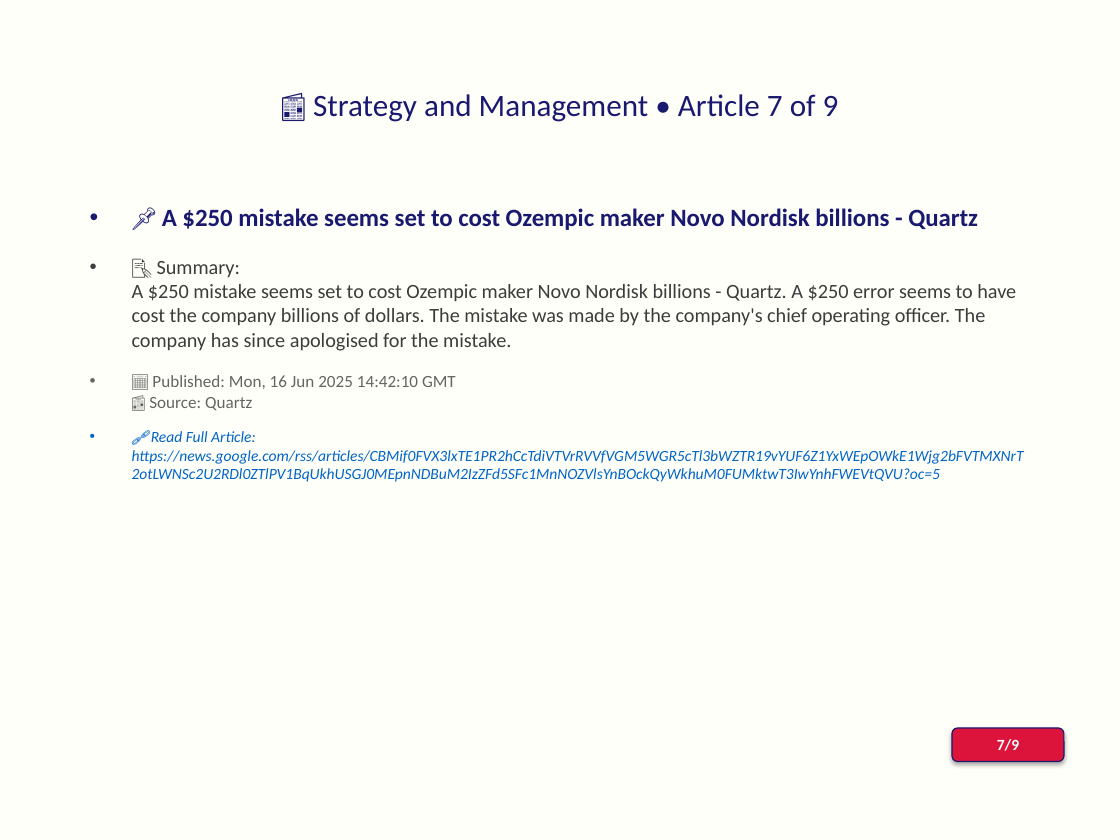
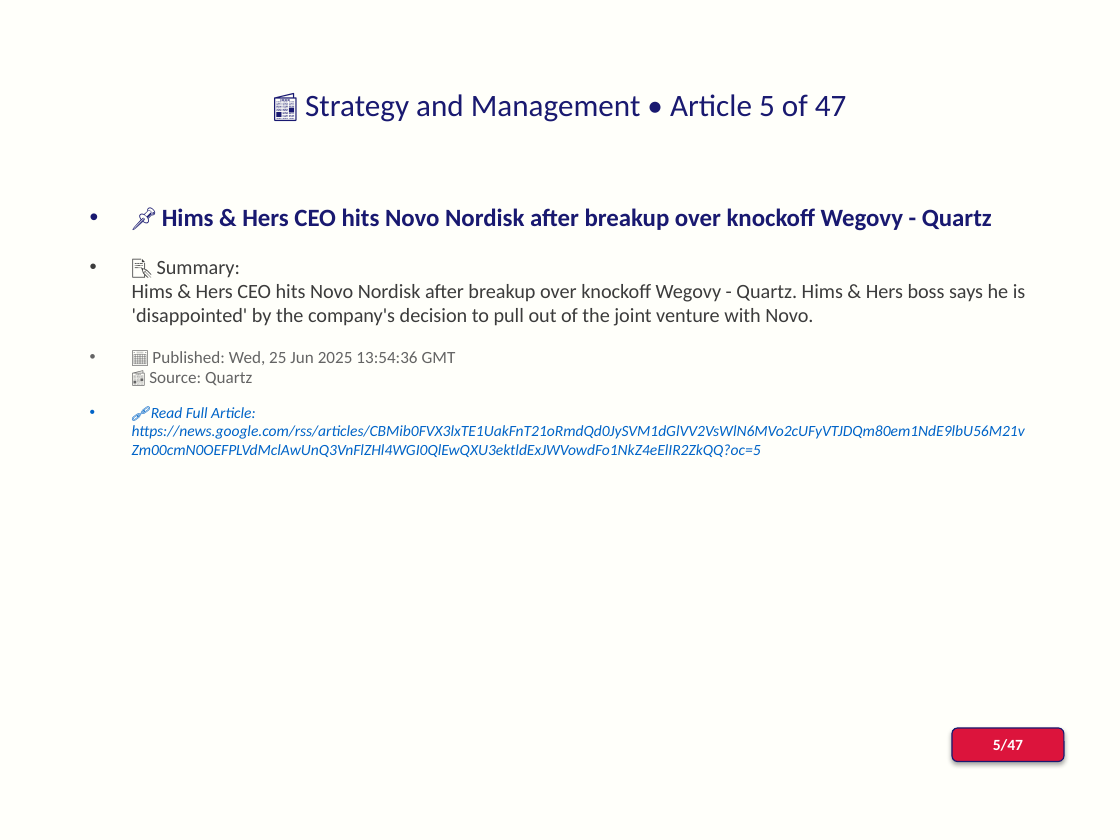
Before and after one commit to GriffinJolly/newsletter-generator, a slide deck: slide 9 of outputs/full_pipeline/Novo_Nordisk/ppt/Novo_Nordisk_consolidated_report.pptx (slide 11 before the commit). Drawn at 1120x840 pixels with LibreOffice and Linux fonts; fonts in the diff are those of the drawing. Boxes give left, top, right and bottom in pixels: in the first picture for what was removed or moved away, otherwise in the second. Text is boxed around its words. In the diff, an @@ line names an element or a change of style, - is before the commit and + after.

```diff
--- a/outputs/full_pipeline/Novo_Nordisk/ppt/Novo_Nordisk_consolidated_report.pptx
+++ b/outputs/full_pipeline/Novo_Nordisk/ppt/Novo_Nordisk_consolidated_report.pptx
@@ title at [305,94,847,122]: text changed @@
-📰 Strategy and Management • Article 7 of 9
+📰 Strategy and Management • Article 5 of 47
@@ text at [132,208,1026,439]: text changed @@
-• 📌 A $250 mistake seems set to cost Ozempic maker Novo Nordisk billions - Quartz
-• 📝 Summary:
-  A $250 mistake seems set to cost Ozempic maker Novo Nordisk billions - Quartz. A $250 error seems to have cost the company billions of dollars. The mistake was made by the company's chief operating officer. The company has since apologised for the mistake.
-• 📅 Published: Mon, 16 Jun 2025 14:42:10 GMT
-  📰 Source: Quartz
-• 🔗 Read Full Article: https://news.google.com/rss/articles/CBMif0FVX3lxTE1PR2hCcTdiVTVrRVVfVGM5WGR5cTl3bWZTR19vYUF6Z1YxWEpOWkE1Wjg2bFVTMXNrT2otLWNSc2U2RDl0ZTlPV1BqUkhUSGJ0MEpnNDBuM2IzZFd5SFc1MnNOZVlsYnBOckQyWkhuM0FUMktwT3IwYnhFWEVtQVU?oc=5
+• 📌 Hims & Hers CEO hits Novo Nordisk after breakup over knockoff Wegovy - Quartz
+• 📝 Summary:
+  Hims & Hers CEO hits Novo Nordisk after breakup over knockoff Wegovy - Quartz. Hims & Hers boss says he is 'disappointed' by the company's decision to pull out of the joint venture with Novo.
+• 📅 Published: Wed, 25 Jun 2025 13:54:36 GMT
+  📰 Source: Quartz
+• 🔗 Read Full Article: https://news.google.com/rss/articles/CBMib0FVX3lxTE1UakFnT21oRmdQd0JySVM1dGlVV2VsWlN6MVo2cUFyVTJDQm80em1NdE9lbU56M21vZm00cmN0OEFPLVdMclAwUnQ3VnFlZHl4WGI0QlEwQXU3ektldExJWVowdFo1NkZ4eElIR2ZkQQ?oc=5
@@ text in rounded rectangle at [993,739,1023,751]: text changed @@
-7/9
+5/47
```
Also in this commit, not shown: 13 other slides changed, 38 slides added, 8 other files.
